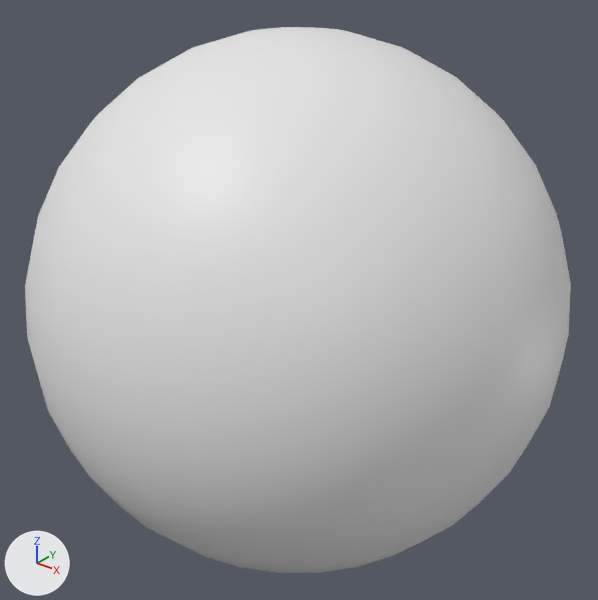
The OBJ model run/Resources/Models/Sphere.obj, before and after one commit.
One viewpoint serves both versions: a camera (50 mm lens) standing at (1.801, -2.245, 1.393) and looking at (0.003, 0.002, 0.0). The axes (+X, +Y, +Z) are drawn at lower left. The lights are the same throughout. Where no turn or scale is listed for an object, it has been applied to the vertices.
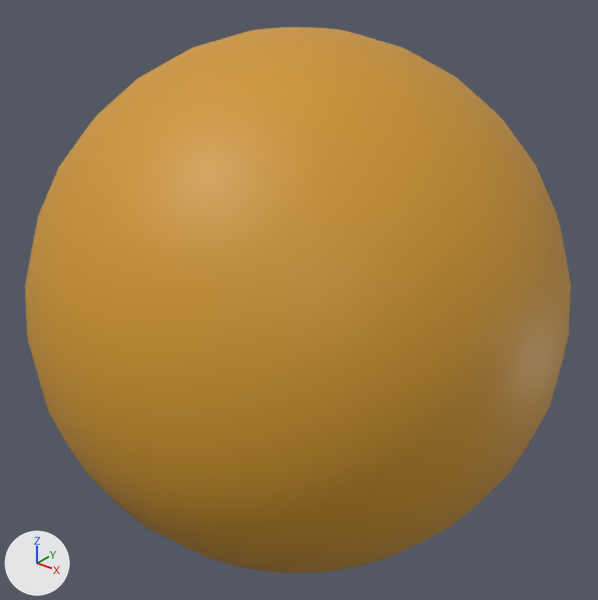
Changed parts and their boxes [x1, y1, x2, y2] in the pictures (598 x 600 px):
'Sphere001', recoloured (white to orange): [25, 27, 571, 573] in both

Diff of the bpy script that builds the scene:
```diff
--- a/run/Resources/Models/Sphere.obj.py
+++ b/run/Resources/Models/Sphere.obj.py
@@ img_gold_jpg @@
+img_gold_jpg = load_image('gold.jpg', '../Textures/gold.jpg', 600, 600, 'sRGB')
@@ mat_default_obj @@
+mat_default_obj = principled_material('Default_OBJ')
+mat_default_obj.texture = img_gold_jpg
+mat_default_obj.roughness = 0.526
@@ me_sphere001 @@
 me_sphere001.from_pydata(...)  # 482 vertices, 960 faces; spans x -1.0..1.0, y -1.0..1.0, z -1.0..1.0
+me_sphere001.materials.append(mat_default_obj)  # picture img_gold_jpg
```
